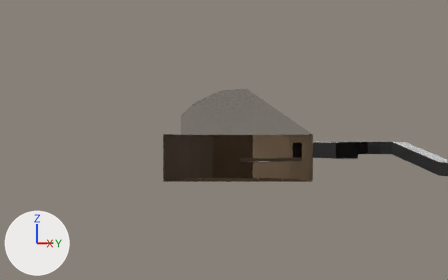
Renders of the Blender file assets/map1.blend from each side of a commit.
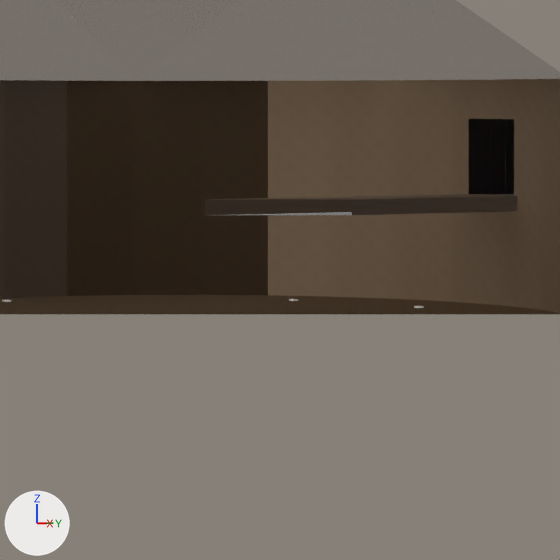
There are two pictures of each version: one from a 50 mm camera at (105.1, -70.7, 13.7) aimed at (-79.7, 43.4, 13.4), one close up on the part from 44% to 69% of the width and 42% to 82% of the height. The lights are fixed; the arrows at lower left show +X, +Y and +Z. Everything nearer to the camera than a plane just in front of the edit is cut away.

The scene before the commit, as lines of its bpy script (objects in view):
```python
me_cube = bpy.data.meshes.new('Cube')
me_cube.from_pydata(...)  # 427 vertices, 314 faces, 12 loose edges; spans x -104.0..13.0, y -44.0..141.0, z -1.0..32.0
# faces by material slot: [175, 18, 30, 13, 12, 65, 1]
me_cube.materials.append(mat_material)
me_cube.materials.append(mat_ceiling)
me_cube.materials.append(mat_northernwing_walls)
me_cube.materials.append(mat_northernwing_floor)
me_cube.materials.append(mat_arboretumdome)  # black #1b1b1b
me_cube.materials.append(mat_arboretumwalls)
me_cube.materials.append(mat_arboretumfloor)
ob_walls = bpy.data.objects.new('Walls', me_cube)
ob_walls.location = (0.0, 0.0, 0.0)
```
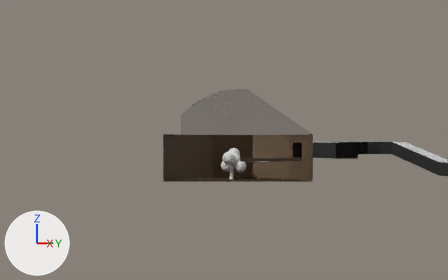
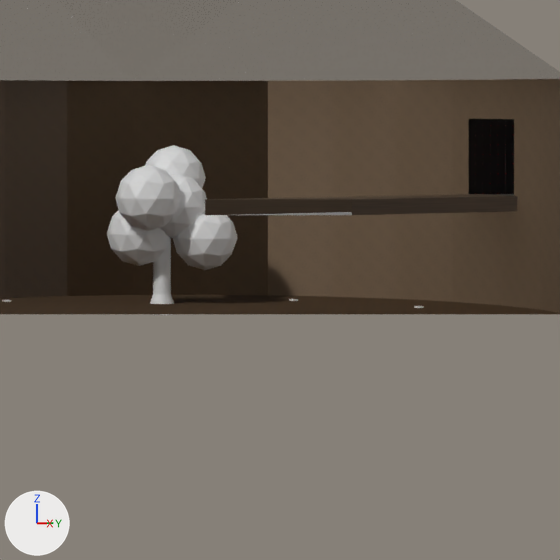
Location of each change, (x1, y1, x2, y2) in pixels of the close-ups (560 x 560 px):
'TreeTop4', added
    after: (115, 165, 181, 231)
'TreeTop5', added
    after: (173, 211, 238, 270)
'TreeTop', added
    after: (107, 210, 170, 266)
'TreeTop2', added
    after: (160, 174, 207, 238)
'TreeTop3', added
    after: (145, 145, 206, 188)
'TreeTrunk', added
    after: (150, 238, 174, 315)

Diff of the bpy script that builds the scene:
```diff
--- a/assets/map1.blend.py
+++ b/assets/map1.blend.py
@@ me_icosphere_004 @@
+me_icosphere_004.from_pydata(...)  # an icosphere of 80 faces spanning x -1.43..1.43, y -1.5..1.5, z -1.5..1.5
@@ me_cylinder_002 @@
+me_cylinder_002.from_pydata(...)  # 96 vertices, 66 faces; spans x -2.63..2.63, y -2.63..2.63, z -1.5..1.5
@@ ob_treetop5 @@
+ob_treetop5 = bpy.data.objects.new('TreeTop5', me_icosphere_004)
+ob_treetop5.location = (-76.58, 48.11, 4.28)
+ob_treetop5.scale = (1.52, 1.52, 1.52)
@@ ob_treetop4 @@
+ob_treetop4 = bpy.data.objects.new('TreeTop4', me_icosphere_004.copy())
+ob_treetop4.location = (-76.91, 43.64, 7.1)
+ob_treetop4.scale = (1.52, 1.52, 1.52)
@@ ob_treetop3 @@
+ob_treetop3 = bpy.data.objects.new('TreeTop3', me_icosphere_004.copy())
+ob_treetop3.location = (-79.68, 47.49, 8.39)
+ob_treetop3.scale = (1.52, 1.52, 1.52)
@@ ob_treetop2 @@
+ob_treetop2 = bpy.data.objects.new('TreeTop2', me_icosphere_004.copy())
+ob_treetop2.location = (-77.55, 46.37, 6.44)
+ob_treetop2.scale = (1.52, 1.52, 1.52)
@@ ob_treetop @@
+ob_treetop = bpy.data.objects.new('TreeTop', me_icosphere_004.copy())
+ob_treetop.location = (-79.36, 44.43, 4.55)
+ob_treetop.scale = (1.52, 1.52, 1.52)
@@ ob_treetrunk @@
+ob_treetrunk = bpy.data.objects.new('TreeTrunk', me_cylinder_002)
+ob_treetrunk.location = (-78.68, 45.88, 3.54)
+ob_treetrunk.scale = (0.412, 0.412, 3.07)
```
